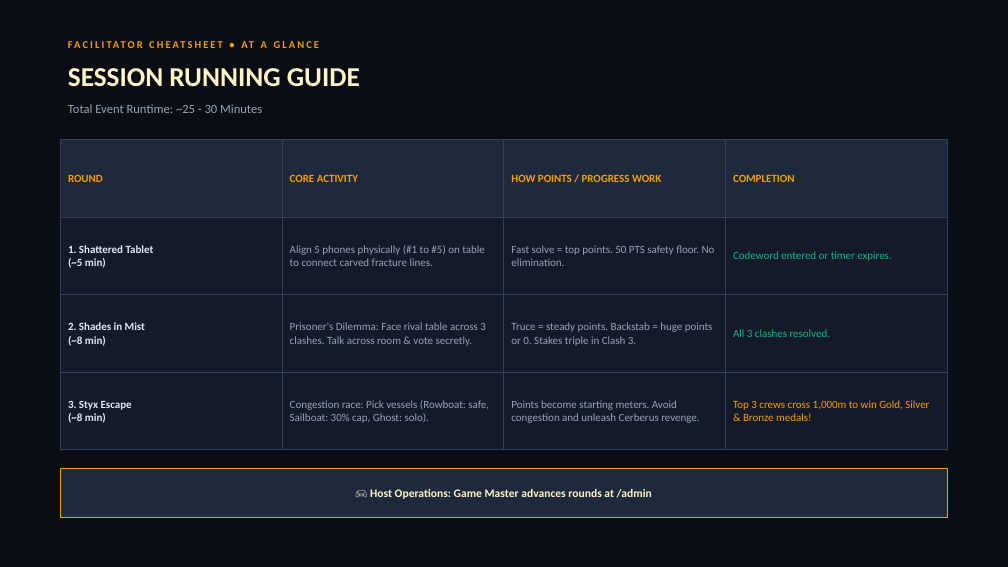
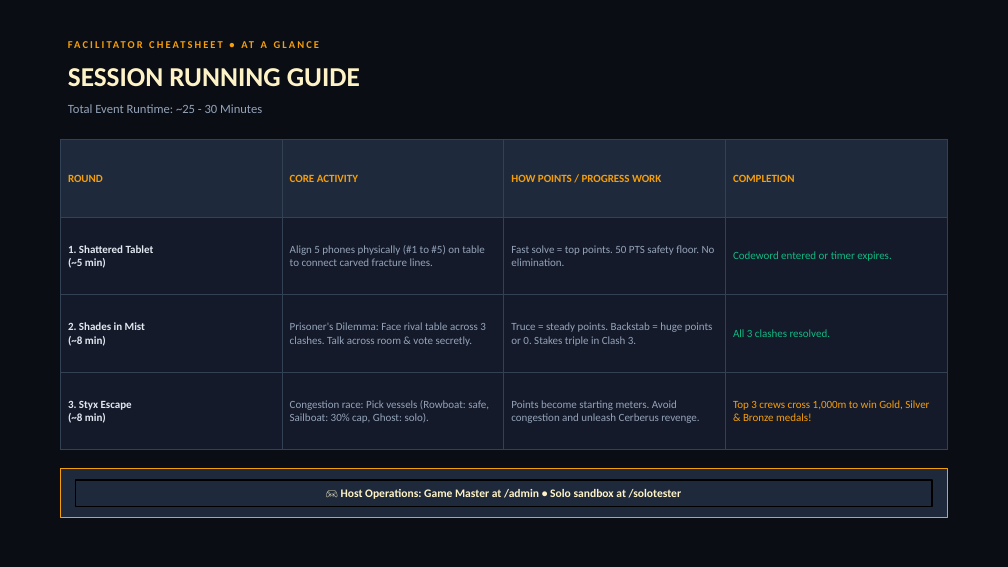
Before and after one commit to AdroMine/wcl_game, a slide deck: slide 5 of docs/presentation.pptx. Drawn at 1008x567 pixels with LibreOffice and Linux fonts; fonts in the diff are those of the drawing. Boxes give left, top, right and bottom in pixels: in the first picture for what was removed or moved away, otherwise in the second. Text is boxed around its words. In the diff, an @@ line names an element or a change of style, - is before the commit and + after.

Commit message:
updated presentation

```diff
--- a/docs/presentation.pptx
+++ b/docs/presentation.pptx
@@ rectangle "🎮 Host Operations: Game Master ...": place and size @@
-rectangle "🎮 Host Operations: Game Master ..." at (370, 489, 652, 499)
+rectangle "🎮 Host Operations: Game Master ..." at (76, 480, 932, 507)
@@ rectangle "🎮 Host Operations: Game Master ..." at (76, 480, 932, 507): outline none to #000000 1.5 pt @@
@@ text in rectangle at (341, 489, 682, 499): text changed @@
-🎮 Host Operations: Game Master advances rounds at /admin
+🎮 Host Operations: Game Master at /admin • Solo sandbox at /solotester
```
Also in this commit, not shown: 3 other slides changed.
